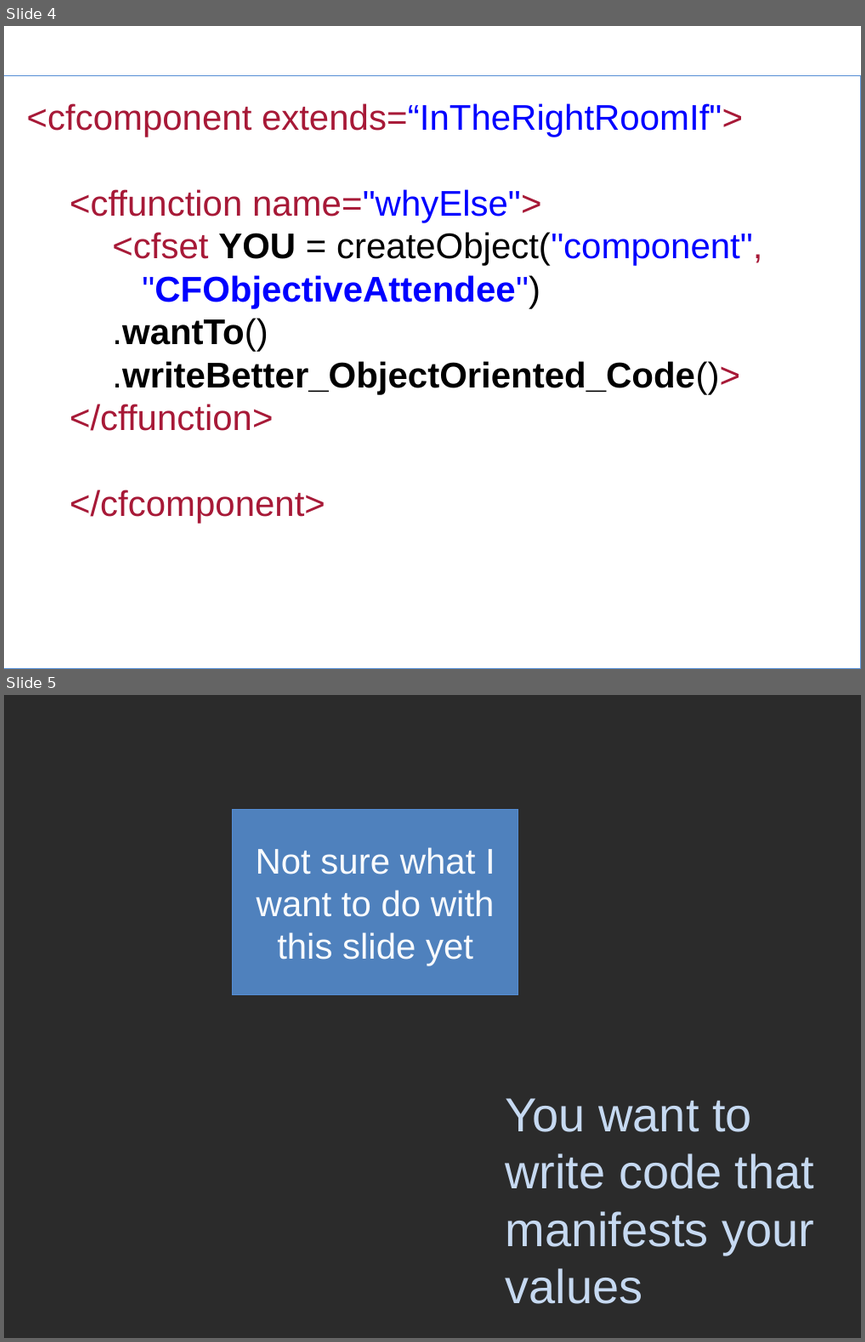
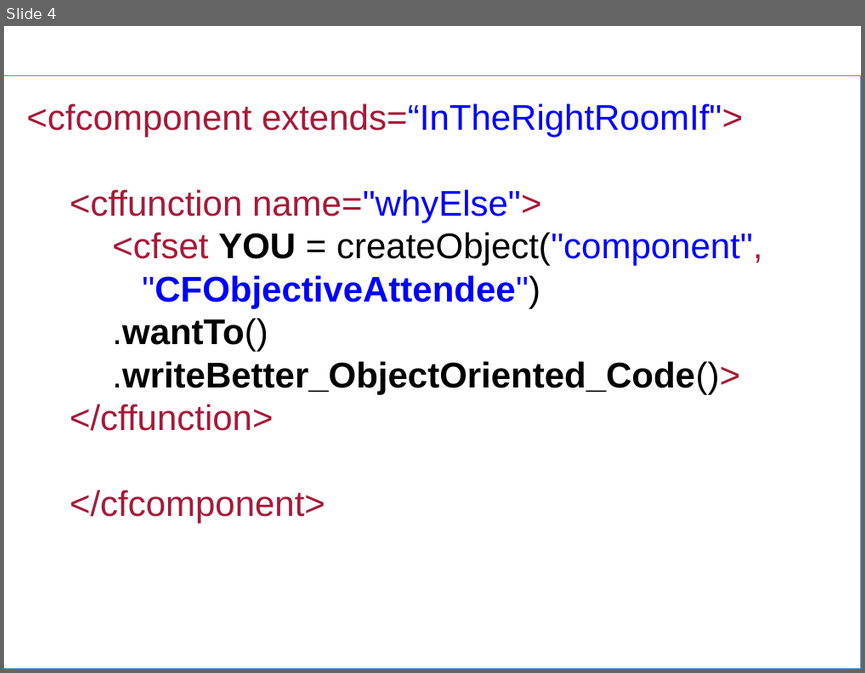
Before and after one commit to marcesher/mxunit-cfmeetups, a slide deck: CFObjective2009TDD/ppt/Esher_TestableCode.ppt. Shown one above the other, each under a label of ours: slides 4 and 5 before the commit, slide 4 after it. The pictures are 865x1342 and 865x673 pixels, drawn with LibreOffice and Linux fonts; fonts in the diff are those of the drawing; background and template pictures are left out; a plain dark background stands for a picture behind light text. Boxes give left, top, right and bottom in pixels: in the first picture for what was removed or moved away, otherwise in the second. Text is boxed around its words. In the diff, an @@ line names an element or a change of style, - is before the commit and + after.

```diff
--- a/CFObjective2009TDD/ppt/Esher_TestableCode.ppt
+++ b/CFObjective2009TDD/ppt/Esher_TestableCode.ppt
@@ slide 5 removed at (4,695,861,1338), background picture (left out) @@
@@ rectangle removed at (233,809,518,995) @@
-Not sure what I want to do with this slide yet
@@ title removed at (506,1098,814,1304) @@
-You want to write code that manifests your values
```
Also in this commit, not shown: 2 slides changed, 5 slides added.
